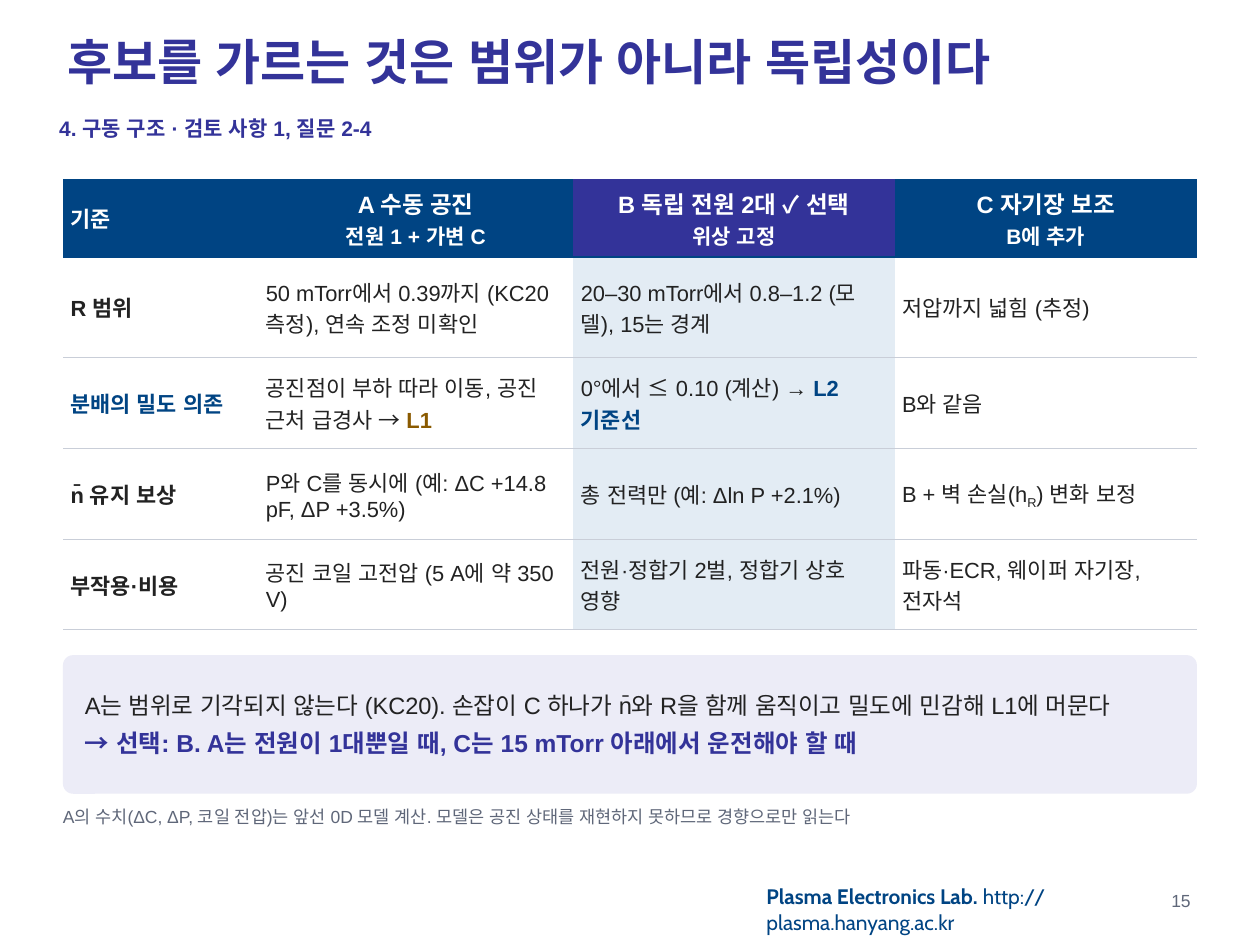
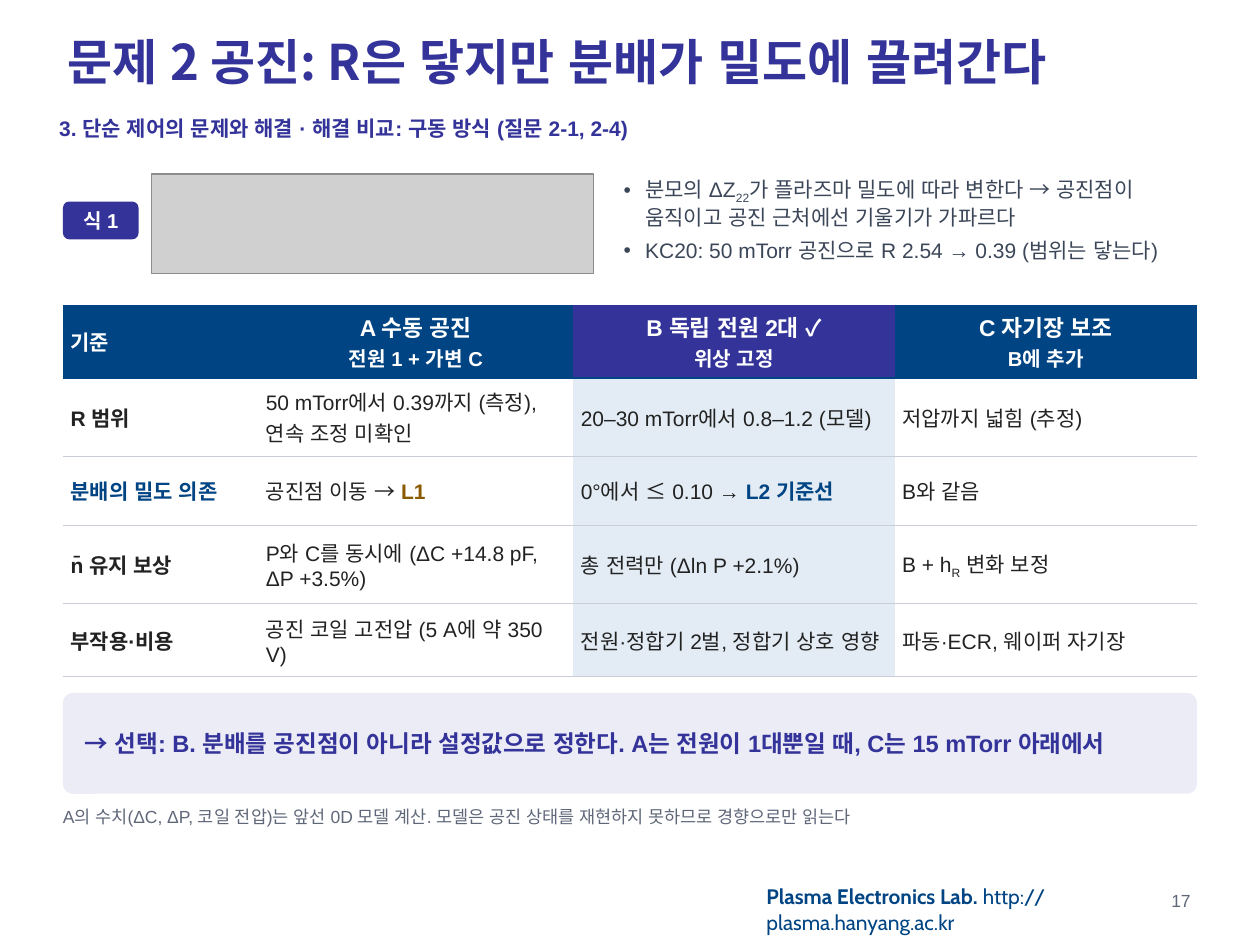
Before and after one commit to garlicjam-pyo/plasma, a slide deck: slide 17 of presentations/1차발표_최종.pptx (slide 15 before the commit). Drawn at 1260x945 pixels with LibreOffice and Linux fonts; fonts in the diff are those of the drawing; grey boxes stand for pictures; background and template pictures are left out. Boxes give left, top, right and bottom in pixels: in the first picture for what was removed or moved away, otherwise in the second. Text is boxed around its words. In the diff, an @@ line names an element or a change of style, - is before the commit and + after.

```diff
--- a/presentations/1차발표_최종.pptx
+++ b/presentations/1차발표_최종.pptx
@@ title at [67,39,1046,85]: text changed @@
-후보를 가르는 것은 범위가 아니라 독립성이다
+문제 2 공진: R은 닿지만 분배가 밀도에 끌려간다
@@ text at [59,118,628,141]: text changed @@
-4. 구동 구조 · 검토 사항 1, 질문 2-4
+3. 단순 제어의 문제와 해결 · 해결 비교: 구동 방식 (질문 2-1, 2-4)
@@ picture added at [151,174,593,273] @@
@@ text added at [645,179,1158,263], 12 pt, text #3B4658 @@
+• 분모의 ΔZ22가 플라즈마 밀도에 따라 변한다 → 공진점이 움직이고 공진 근처에선 기울기가 가파르다
+• KC20: 50 mTorr 공진으로 R 2.54 → 0.39 (범위는 닿는다)
@@ rounded rectangle added at [63,202,139,239], fill #333399, 11.5 pt, text #FFFFFF, bold @@
+식 1
@@ table at [63,305,1197,677] @@
-row 1, column 3: B 독립 전원 2대 ✓ 선택 / 위상 고정
+row 1, column 3: B 독립 전원 2대 ✓ / 위상 고정
-row 2, column 2: 50 mTorr에서 0.39까지 (KC20 측정), 연속 조정 미확인
+row 2, column 2: 50 mTorr에서 0.39까지 (측정), 연속 조정 미확인
-row 2, column 3: 20–30 mTorr에서 0.8–1.2 (모델), 15는 경계
+row 2, column 3: 20–30 mTorr에서 0.8–1.2 (모델)
-row 3, column 2: 공진점이 부하 따라 이동, 공진 근처 급경사 → L1
+row 3, column 2: 공진점 이동 → L1
-row 3, column 3: 0°에서 ≤ 0.10 (계산) → L2 기준선
+row 3, column 3: 0°에서 ≤ 0.10 → L2 기준선
-row 4: n̄ 유지 보상 | P와 C를 동시에 (예: ΔC +14.8 pF, ΔP +3.5%) | 총 전력만 (예: Δln P +2.1%) | B + 벽 손실(hR) 변화 보정
+row 4: n̄ 유지 보상 | P와 C를 동시에 (ΔC +14.8 pF, ΔP +3.5%) | 총 전력만 (Δln P +2.1%) | B + hR 변화 보정
-row 5, column 4: 파동·ECR, 웨이퍼 자기장, 전자석
+row 5, column 4: 파동·ECR, 웨이퍼 자기장
@@ size 12.5 to 12 pt in "기준", "R 범위", "저압까지 넓힘 (추정)", "분배의 밀도 의존" and 5 more places @@
@@ size 13.5 to 13 pt in "A 수동 공진", "C 자기장 보조" @@
@@ size 12 to 11.5 pt in "전원 1 + 가변 C", "B에 추가" @@
@@ table: place and size @@
-table at [63,179,1197,630]
+table at [63,305,1197,677]
@@ rounded rectangle "→ 선택: B. 분배를 공진점이 ...": place and size @@
-rounded rectangle "→ 선택: B. 분배를 공진점이 ..." at [63,655,1197,794]
+rounded rectangle "→ 선택: B. 분배를 공진점이 ..." at [63,693,1197,794]
@@ rounded rectangle "→ 선택: B. 분배를 공진점이 ..." at [63,693,1197,794]: proportions changed @@
@@ text in rounded rectangle at [115,732,1105,756]: text changed; text colour #222222 to #333399; bold on @@
-A는 범위로 기각되지 않는다 (KC20). 손잡이 C 하나가 n̄와 R을 함께 움직이고 밀도에 민감해 L1에 머문다
-→ 선택: B. A는 전원이 1대뿐일 때, C는 15 mTorr 아래에서 운전해야 할 때
+→ 선택: B. 분배를 공진점이 아니라 설정값으로 정한다. A는 전원이 1대뿐일 때, C는 15 mTorr 아래에서
@@ page number at [1171,895,1190,907]: text changed @@
-15
+17
```
Also in this commit, not shown: 23 other slides changed, 12 slides added, 8 slides removed, 21 other files.
